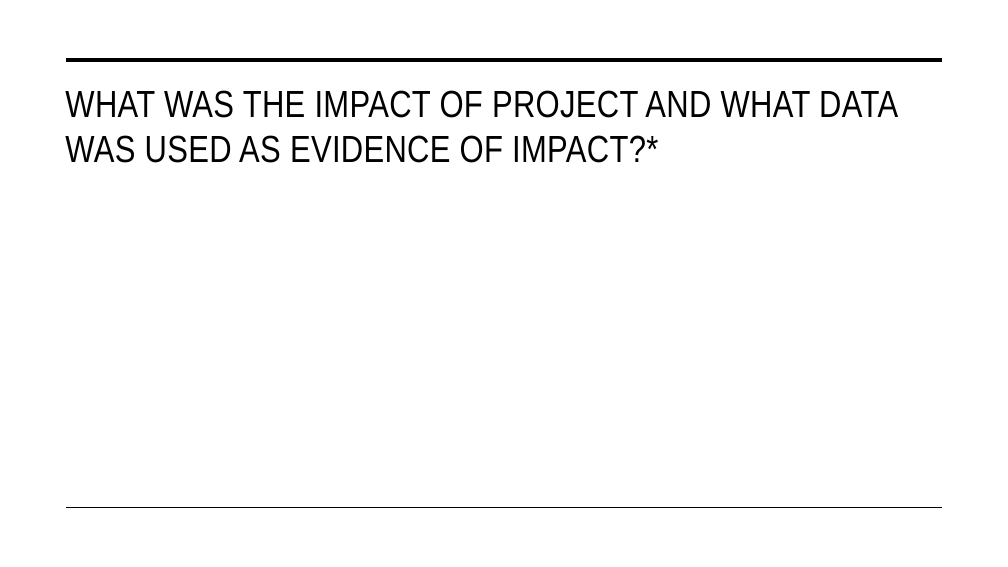
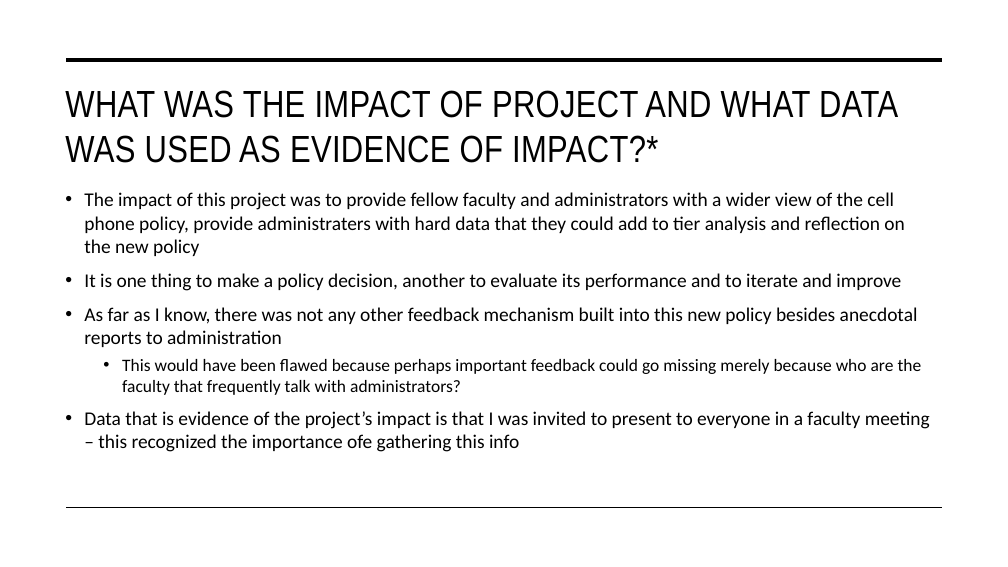
Before and after one commit to ChicagoDev/MSOE-Portfolio, a slide deck: slide 8 of artifacts/III-FinalPresentation & Cell Phone Project/Final Presentation.pptx (slide 7 before the commit). Drawn at 1008x567 pixels with LibreOffice and Linux fonts; fonts in the diff are those of the drawing. Boxes give left, top, right and bottom in pixels: in the first picture for what was removed or moved away, otherwise in the second. Text is boxed around its words. In the diff, an @@ line names an element or a change of style, - is before the commit and + after.

Commit message:
Added Assessment practices artifact
Updated project presentation

```diff
--- a/artifacts/III-FinalPresentation & Cell Phone Project/Final Presentation.pptx
+++ b/artifacts/III-FinalPresentation & Cell Phone Project/Final Presentation.pptx
@@ text added at (84, 192, 930, 452), 18.5 pt, text #000000 @@
+• The impact of this project was to provide fellow faculty and administrators with a wider view of the cell phone policy, provide administraters with hard data that they could add to tier analysis and reflection on the new policy
+• It is one thing to make a policy decision, another to evaluate its performance and to iterate and improve
+• As far as I know, there was not any other feedback mechanism built into this new policy besides anecdotal reports to administration
+  • This would have been flawed because perhaps important feedback could go missing merely because who are the faculty that frequently talk with administrators?
+• Data that is evidence of the project’s impact is that I was invited to present to everyone in a faculty meeting – this recognized the importance ofe gathering this info
```
Also in this commit, not shown: 6 other slides changed, 1 slide added, 1 other file.
